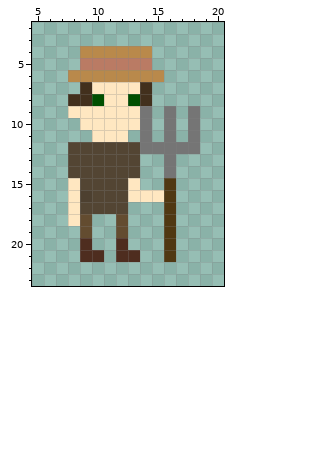
Edited in one commit: pixel-art sprite (res/images/creature/peasant/idle0.png). The picture above was drawn from the file before the commit.
The file is 24x24 pixels. Colours within 5 levels of each other are drawn and written as one. Shown: x 5..20, y 2..23.
Now the later version:
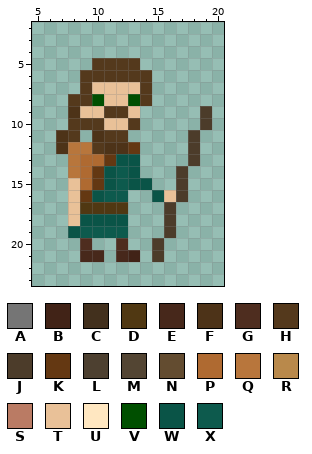
Palette (. is transparent): A #757575  B #412317  C #42301d  D #503812  E #47281b  F #4d3318  G #4e2d1f  H #54391c  J #4c3c2a  K #643812  L #4d4030  M #534533  N #634c30  P #af6a31  Q #b8763c  R #b9894b  S #ba7b64  T #e9c198  U #ffe7c1  V #004f00  W #0a5447  X #0d5a4d
Edits made:
Changed rows in their new state; - is an unchanged pixel.
first column x 7:
 4 --......-----
 5 --.HHHH.-----
 6 -.HHHHHH.----
 7 --HTTTTH-----
 8 -HH-TT-H-----
 9 -FTTHHT.-.-.J
10 -HHHTTH.-.-.J
11 FH-FHH-.-.-J-
12 FQQHFFK....J-
13 -QPPKWW--.-J-
14 -QPKWXW--.J--
15 -TPKWXWW-.J--
16 -TKWXX..WTJ--
17 -TDDDD---J---
18 -TWWWW---J---
19 -WXXXX---J---
20 --------J.---
21 --EE-EB-J.---
Boxes around the changes in both pictures, in picture pixels (x1, y1, x2, y2):
changed: (56, 46, 212, 262)
